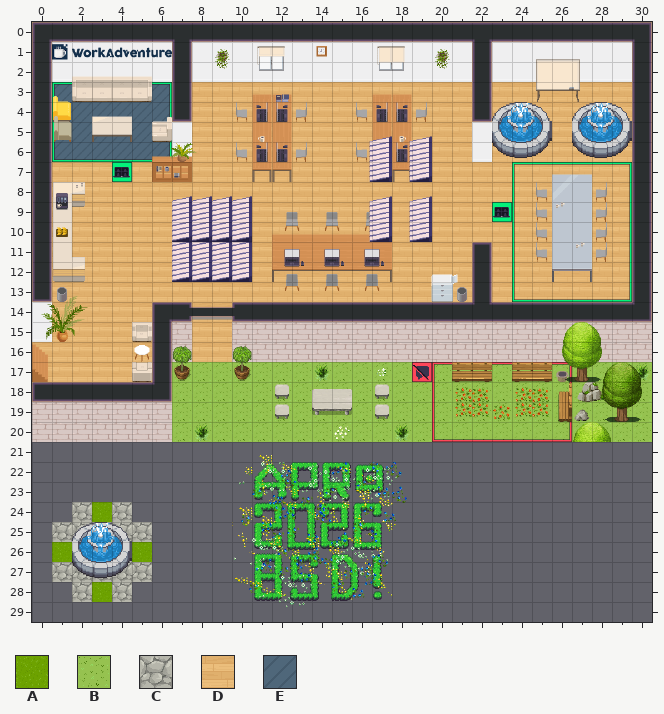
Two versions of a level (Tiled map (JSON), office.tmj). The picture above was drawn from the file before the commit.
Cells are 32x32 px. Shown: x 0..30, y 0..29.
Key: from "WA_Exterior": A 626, B 628, C 738; from "WA_Room_Builder": D 350, E 360.
_ is an empty cell, # one hidden under a higher layer.
Layers that did not change in this view are not listed.
Layer "floor/floor1" before, first column x 0:
 0 _______________________________
 1 _______________________________
 2 _______________________________
 3 #EE##EE#DDDDDDDDDDDDDD#DDDDDDD#
 4 #EEEEEE#DDDDDDDDDDDDDD#DDDDDDD#
 5 #EEEEEE#DDDDDDDDDDDDDD###DD##D#
 6 #EEEEEE#DDDDDDDDDDDDDD#DDDDDDD#
 7 #DDDDDDDDDDDDDDDDDDDDDDDDDDDDD#
 8 #DDDDDDDDDDDDDDDDDDDDDDDDD##DD#
 9 #DDDDDDDDDDDDDDDDDDDDDDDDD##DD#
10 #DDDDDDDDDDDDDDDDDDDDDDDDD##DD#
11 #DDDDDDDDDDD######DDDD#DDD##DD#
12 #DDDDDDDDDDDDDDDDDDDDD#DDDDDDD#
13 #DDDDDDDDDDDDDDDDDDD#D#DDDDDDD#
14 #DDDDD##DD#####################
15 #DDDDD##DD#####################
16 DDDDDD##DD#####################
17 DDDDDD#BBBBBBBBBBBBBBBBBBBBBBBB
18 #######BBBBBBBBBBBBBBBBBBBBBB#B
19 #######BBBBBBBBBBBBBBBBBBBBBBBB
20 #######BBBBBBBBBBBBBBBBBBBBBBBB
21 _______________________________
22 _______________________________
23 _______________________________
24 __CAC__________________________
25 _CCCCC_________________________
26 _A##CA_________________________
27 _CCCCC_________________________
28 __CAC__________________________
29 _______________________________
New version:
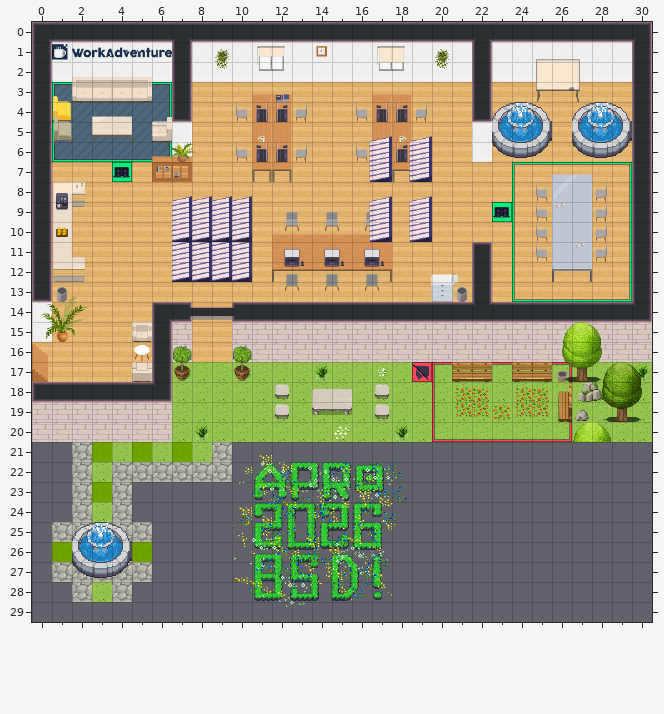
Edits made:
Layer "floor/floor1":
Tile A now appears in row 21 at x 3, 5 and 7; in row 23 at x 3.
The author changed tile A to tile B in row 24 at x 3; in row 28 at x 3.
Tile B now appears in row 21 at x 4, 6 and 8; in row 22 at x 3.
Tile C now appears in row 21 at x 2 and 9; in row 22 at x 2 and 4 to 9; in row 23 at x 2 and 4.
Where, in picture pixels (left, top, right, bottom), the same in both pictures:
changed: (72, 442, 232, 522)
changed: (92, 582, 112, 602)
